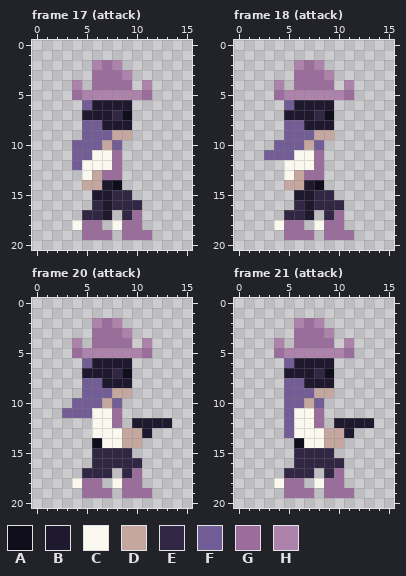
Edited in one commit: pixel-art file (assets/images/scratch/cowboy.aseprite). The picture above is the old version.
16x21 pixels, 24 frames. Shown: frame 17 (attack), frame 18 (attack), frame 20 (attack), frame 21 (attack). The commit also changed other frames, which this record leaves out.
Palette (. is transparent): A #110e1c  B #1e192e  C #fbf9ef  D #c6a79f  E #312744  F #735d96  G #9b6d9c  H #ad82ab
Pixels before, frame 17 (attack), first column x 4:
 2 ..HGH...
 3 ..GGGH..
 4 H.GGGG.H
 5 GHHHHHHG
 6 .FBBBB..
 7 .BBBEA..
 8 .FFBBB..
 9 .FFFDD..
10 FFFDF...
11 FFCCG...
12 FCCCG...
13 .CDGG...
14 .DDBA...
15 ..BBEE..
16 ..EBEEE.
17 .EEB.EG.
18 CGG.CGG.
19 .GGG.GGG
Pixels before, frame 18 (attack), first column x 3:
 2 ...HGH...
 3 ...GGGH..
 4 .H.GGGG.H
 5 .GHHHHHHG
 6 ..FBBBB..
 7 ..BBBEA..
 8 ..FFBBB..
 9 ..FFFDD..
10 .FFFDF...
11 FFFCCG...
12 ..CCCG...
13 ..CDGG...
14 ..DDBA...
15 ...BBEE..
16 ...EBEEE.
17 ..EEB.EG.
18 .CGG.CGG.
19 ..GGG.GGG
Pixels before, frame 20 (attack), first column x 3:
 2 ...HGH.....
 3 ...GGGH....
 4 .H.GGGG.H..
 5 .GHHHHHHG..
 6 ..FBBBB....
 7 ..BBBEA....
 8 ..FFBBB....
 9 ..FFFDD....
10 .FFFDF.....
11 FFFCCG.....
12 ...CCG.BBBB
13 ...CCCDDB..
14 ...ACCDD...
15 ...EEEE....
16 ...EEEEE...
17 ..EEE.EG...
18 .CGG.CGG...
19 ..GGG.GGG..
Pixels before, frame 21 (attack), first column x 4:
 2 ..HGH.....
 3 ..GGGH....
 4 H.GGGG.H..
 5 GHHHHHHG..
 6 .FBBBB....
 7 .BBBEA....
 8 .FFBBB....
 9 .FFFDD....
10 .FFDF.....
11 .FCCG.....
12 .FCCG.BBBB
13 .FCCCDDB..
14 ..ACCDD...
15 ..EEEE....
16 ..EEEEE...
17 .EEE.EG...
18 CGG.CGG...
19 .GGG.GGG..
Now the later version:
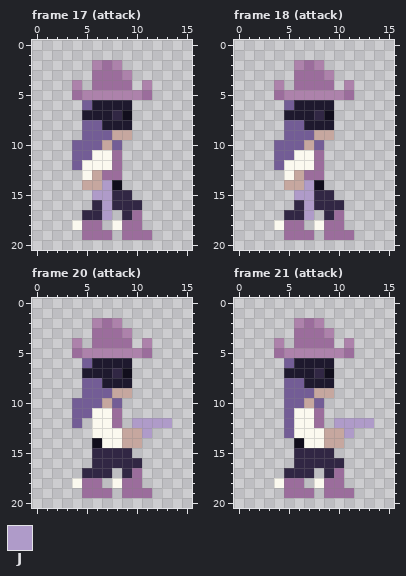
Colours new in this view: J #af9bc9
From old to new:
Changed rows in their new state; - is an unchanged pixel.
Frame 17 (attack), layer "main":
first column x 6:
14 -J
15 JJ
16 -J
17 -J
Frame 18 (attack), layer "main":
first column x 3:
11 .----
12 -F---
14 ----J
15 ---JJ
16 ----J
17 ----J
Frame 20 (attack), layer "main":
first column x 3:
11 .----------
12 -F-----JJJJ
13 --------J--
Frame 21 (attack), layer "main":
first column x 10:
12 JJJJ
13 -J--
Pixel boxes of the changes (left, top, right, bottom) in both pictures:
changed: (92, 180, 112, 220)
changed: (264, 150, 314, 220)
changed: (62, 408, 82, 428)
changed: (132, 418, 172, 438)
changed: (334, 418, 374, 438)
